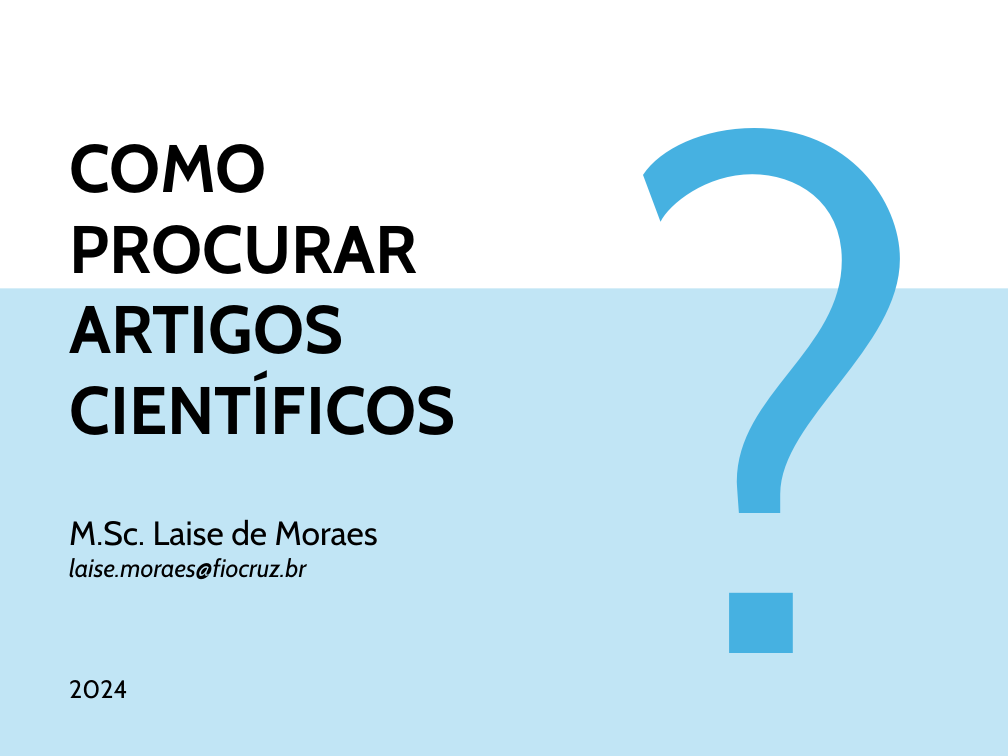
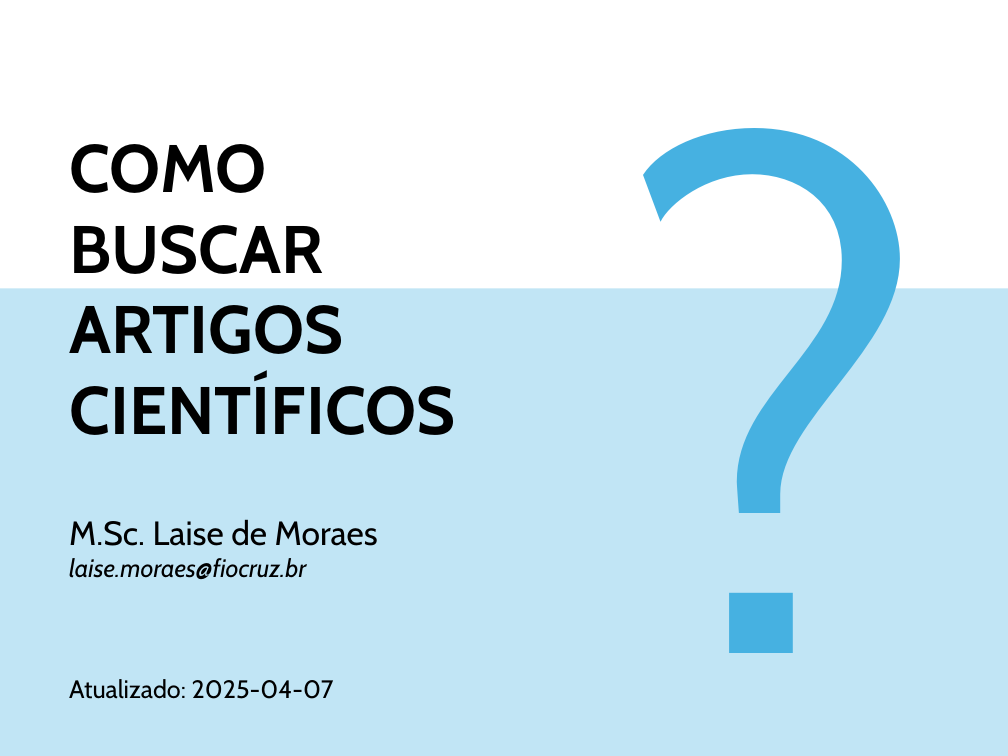
Before and after one commit to lpmor22/docs, a slide deck: slide 1 of slides/informatica_busca-artigos.pptx. Drawn at 1008x756 pixels with LibreOffice and Linux fonts; fonts in the diff are those of the drawing. Boxes give left, top, right and bottom in pixels: in the first picture for what was removed or moved away, otherwise in the second. Text is boxed around its words. In the diff, an @@ line names an element or a change of style, - is before the commit and + after.

Commit message:
Como Buscar Artigos Científicos - 2025-04-07

```diff
--- a/slides/informatica_busca-artigos.pptx
+++ b/slides/informatica_busca-artigos.pptx
@@ text at (69,144,455,435): text changed @@
-COMO PROCURAR ARTIGOS CIENTÍFICOS
+COMO
+BUSCAR ARTIGOS CIENTÍFICOS
@@ text at (69,679,334,699): text changed @@
-2024
+Atualizado: 2025-04-07
```
Also in this commit, not shown: 6 other slides changed, 1 slide removed.
